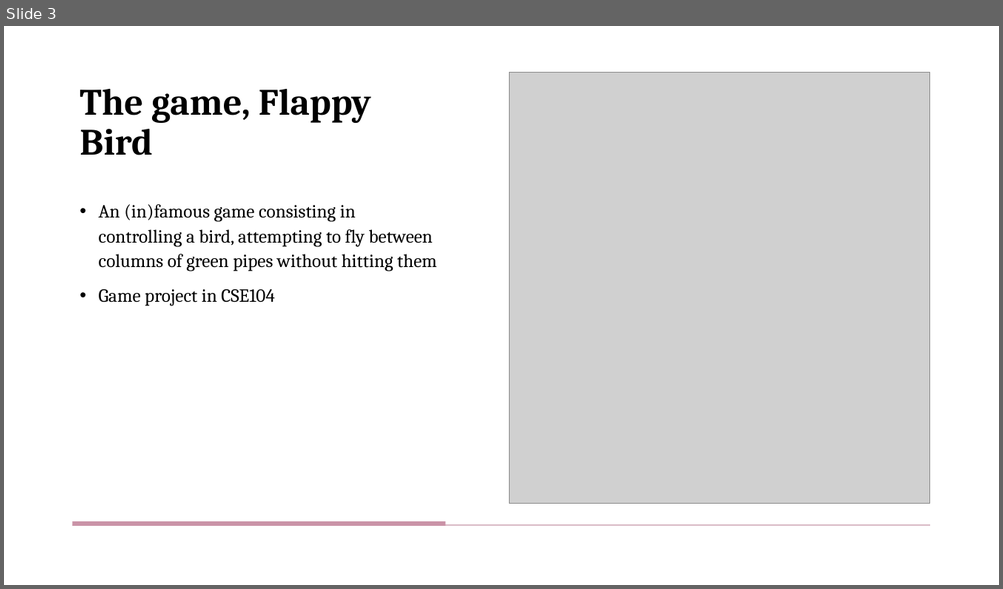
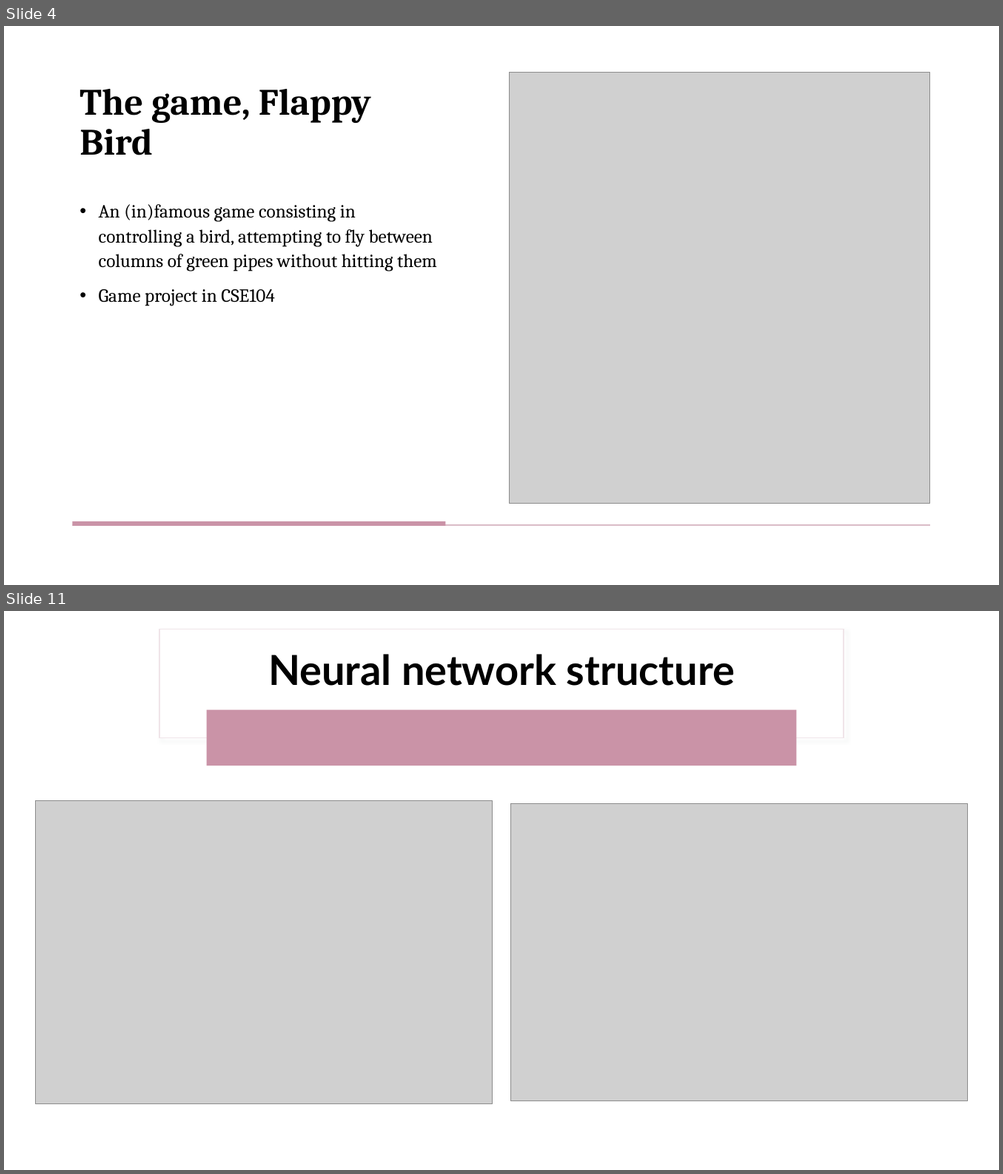
Before and after one commit to lucabonengel/FlappyProject, a slide deck: slides.pptx. Shown one above the other, each under a label of ours: slide 3 before the commit, slides 4 and 11 after it; the slides between them are not shown. The pictures are 1003x589 and 1003x1174 pixels, drawn with LibreOffice and Linux fonts; fonts in the diff are those of the drawing; grey boxes stand for pictures. Boxes give left, top, right and bottom in pixels: in the first picture for what was removed or moved away, otherwise in the second. Text is boxed around its words. In the diff, an @@ line names an element or a change of style, - is before the commit and + after.

```diff
--- a/slides.pptx
+++ b/slides.pptx
@@ slide 11 added at bbox=[4, 611, 999, 1170], background #FFFFFF; not listed: 2 template elements that a slide beside it also shows @@
@@ rectangle added at bbox=[4, 611, 999, 1170], fill #FFFFFF @@
@@ rectangle added at bbox=[159, 629, 843, 738], fill #FFFFFF, outline #F0E5E9 1 pt @@
@@ title added at bbox=[268, 654, 734, 686], 40 pt, text #000000, bold @@
+Neural network structure
@@ rounded rectangle added at bbox=[207, 709, 797, 766], fill #CA93A7 @@
@@ picture added at bbox=[35, 800, 492, 1104] @@
@@ picture added at bbox=[511, 803, 967, 1101] @@
@@ what was slide 3 is now slide 4 @@
```
Also in this commit, not shown: 4 slides changed, 4 other slides added, 1 slide removed, 9 other files.
